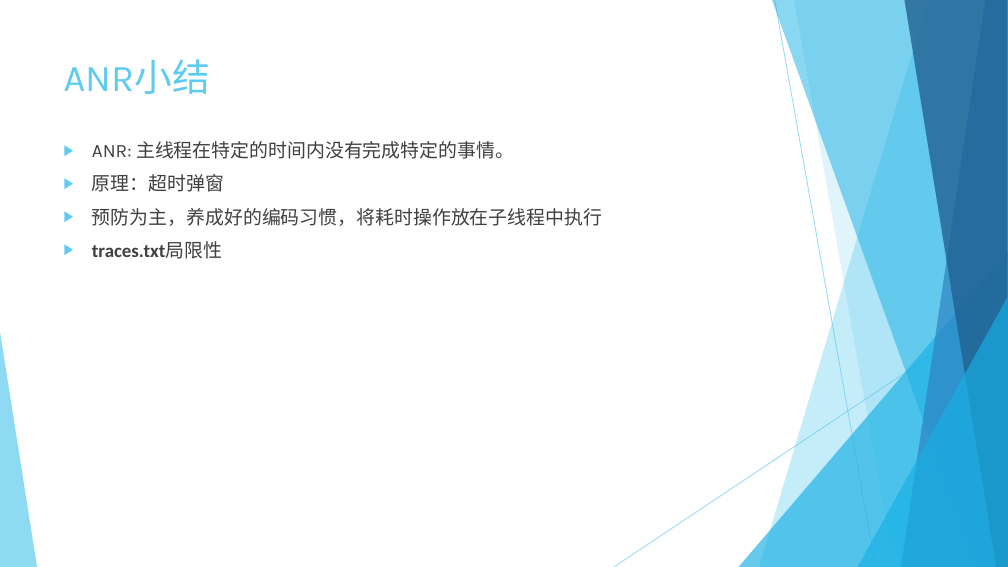
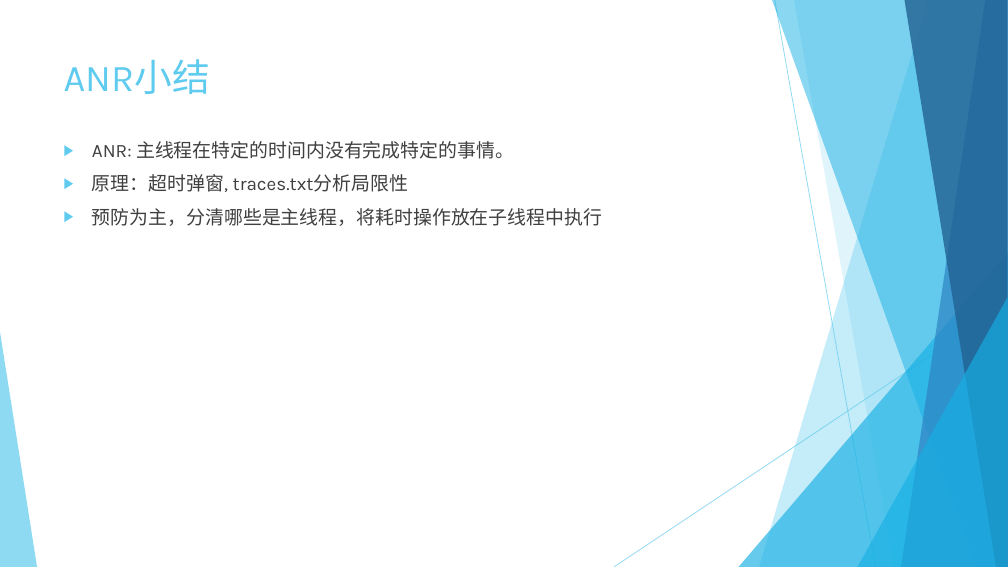
Before and after one commit to keyguansz/asys, a slide deck: slide 18 of debug/ANR原理简介.pptx. Drawn at 1008x567 pixels with LibreOffice and Linux fonts; fonts in the diff are those of the drawing. Boxes give left, top, right and bottom in pixels: in the first picture for what was removed or moved away, otherwise in the second. Text is boxed around its words. In the diff, an @@ line names an element or a change of style, - is before the commit and + after.

```diff
--- a/debug/ANR原理简介.pptx
+++ b/debug/ANR原理简介.pptx
@@ text at (92, 174, 602, 226): text changed @@
-▶ 原理：超时弹窗
-▶ 预防为主，养成好的编码习惯，将耗时操作放在子线程中执行
-▶ traces.txt局限性
+▶ 原理：超时弹窗, traces.txt分析局限性
+▶ 预防为主，分清哪些是主线程，将耗时操作放在子线程中执行
```
Also in this commit, not shown: 1 slide added, 4 other files.
